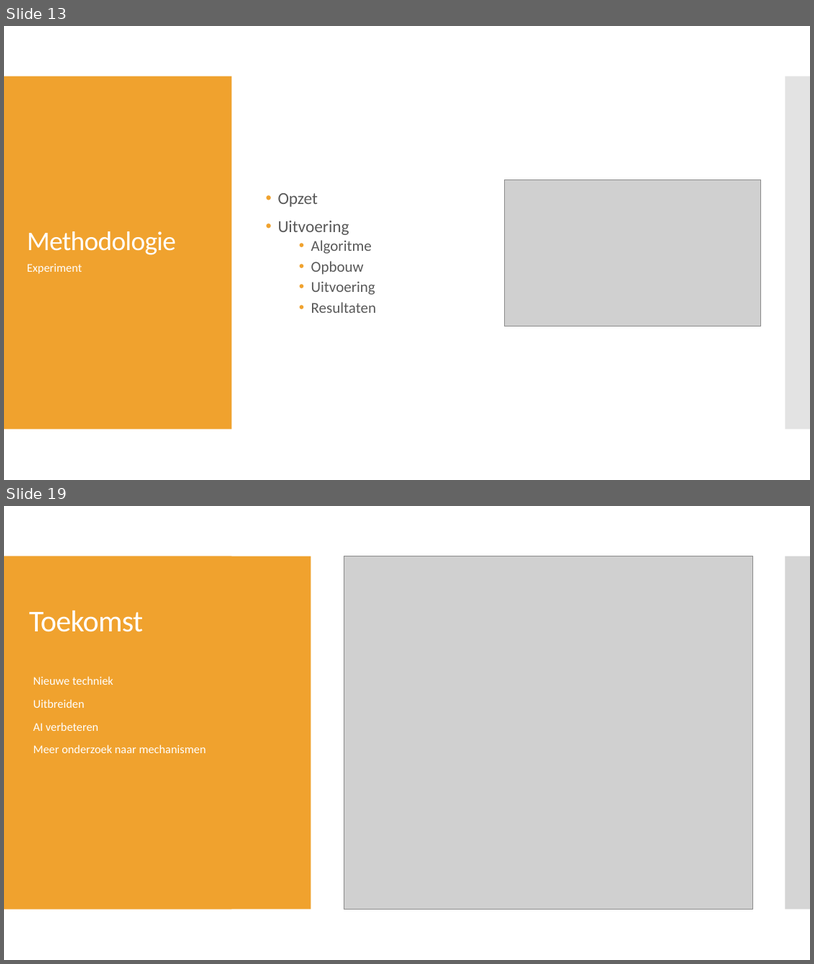
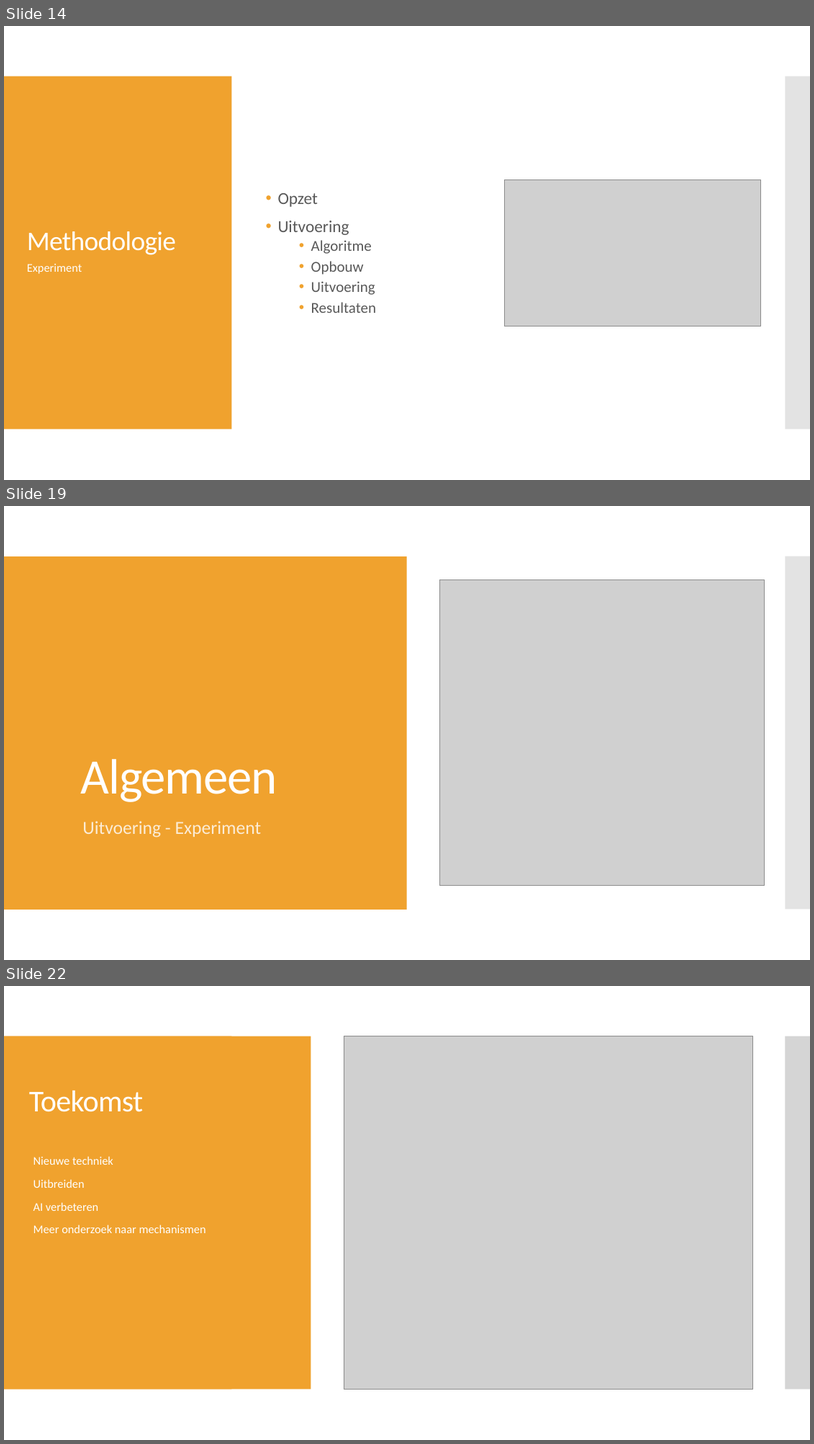
Before and after one commit to PrebenLeroy/bachelorproef, a slide deck: BP verdediging.pptx. Shown one above the other, each under a label of ours: slides 13 and 19 before the commit, slides 14, 19 and 22 after it; the slides between them are not shown. The pictures are 814x964 and 814x1444 pixels, drawn with LibreOffice and Linux fonts; fonts in the diff are those of the drawing; grey boxes stand for pictures. Boxes give left, top, right and bottom in pixels: in the first picture for what was removed or moved away, otherwise in the second. Text is boxed around its words. In the diff, an @@ line names an element or a change of style, - is before the commit and + after.

```diff
--- a/BP verdediging.pptx
+++ b/BP verdediging.pptx
@@ slide 19 added at [4,506,810,960], background #FFFFFF; not listed: 2 template elements that a slide beside it also shows @@
@@ rectangle added at [4,506,810,960], fill #FFFFFF @@
@@ rectangle added at [4,556,609,909], fill #F0A22E @@
@@ rectangle added at [4,556,407,909], fill #F0A22E @@
@@ rectangle added at [617,556,810,909], fill #C8C8C8 at 50% opacity @@
@@ rectangle added at [786,556,810,909], fill #C8C8C8 at 50% opacity @@
@@ picture added at [440,580,764,885] @@
@@ title added at [81,759,278,802], 59 pt, text #FFFFFF @@
+Algemeen
@@ text added at [82,821,262,837], 22 pt, text #FCECD5 @@
+Uitvoering - Experiment
@@ what was slide 13 is now slide 14 @@
@@ what was slide 19 is now slide 22 @@
```
Also in this commit, not shown: 10 slides changed, 3 other slides added, 1 slide removed.
